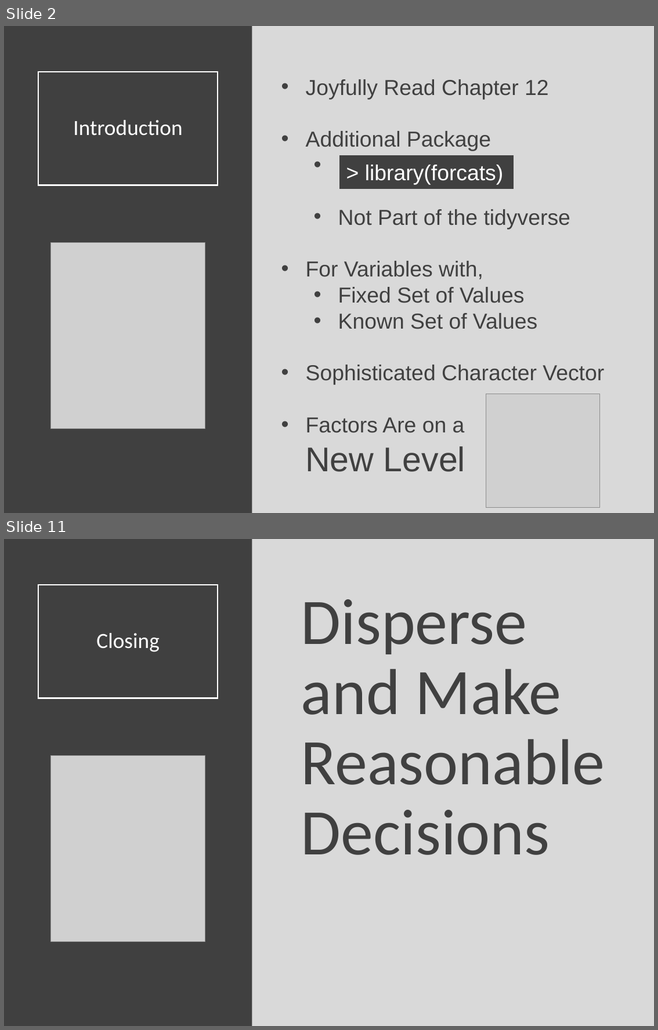
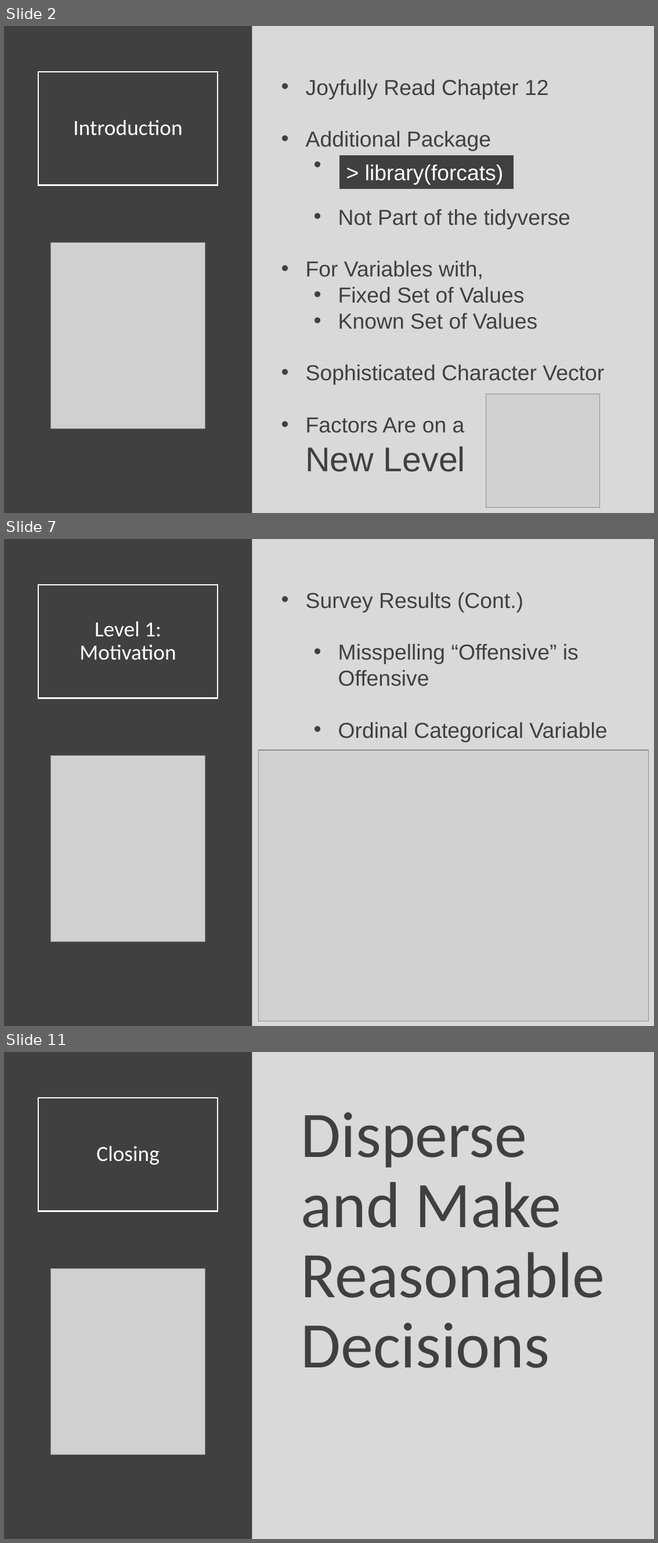
Before and after one commit to Yixf-Self/STOR320_WEBSITE, a slide deck: Lecture/Lecture 17/Lecture 17.pptx. Shown one above the other, each under a label of ours: slides 2 and 11 before the commit, slides 2, 7 and 11 after it; the slides between them are not shown. The pictures are 658x1030 and 658x1543 pixels, drawn with LibreOffice and Linux fonts; fonts in the diff are those of the drawing; grey boxes stand for pictures. Boxes give left, top, right and bottom in pixels: in the first picture for what was removed or moved away, otherwise in the second. Text is boxed around its words. In the diff, an @@ line names an element or a change of style, - is before the commit and + after.

```diff
--- a/Lecture/Lecture 17/Lecture 17.pptx
+++ b/Lecture/Lecture 17/Lecture 17.pptx
@@ slide 7 added at (x1=4, y1=539, x2=654, y2=1026), background #D9D9D9 @@
@@ rectangle added at (x1=4, y1=539, x2=252, y2=1026), fill #404040 @@
@@ title added at (x1=38, y1=584, x2=217, y2=698), outline #FFFFFF 1.5 pt, 24 pt, text #FFFFFF @@
+Level 1: Motivation
@@ text added at (x1=306, y1=592, x2=607, y2=742), 24 pt, text #404040 @@
+• Survey Results (Cont.)
+  • Misspelling “Offensive” is Offensive
+  • Ordinal Categorical Variable
@@ picture added at (x1=51, y1=755, x2=205, y2=942) @@
@@ picture added at (x1=259, y1=750, x2=648, y2=1021) @@
```
Also in this commit, not shown: 1 slide changed, 6 other slides added, 7 slides removed, 5 other files.
